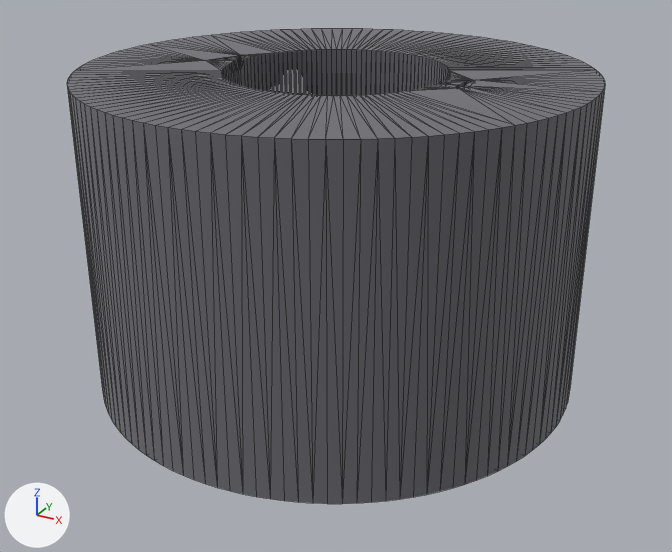
Before and after pictures for a commit that changed the glTF model public/models/card-grommet.gltf.
Both versions are drawn from a 50 mm lens placed at (0.00695, -0.01263, 0.00796), pointed at (0.00016, -0.00029, 0.00179). Arrows for +X, +Y and +Z are at lower left; the lights stay in place. The older version comes first. Mesh edges are drawn as thin lines. Where no turn or scale is listed for an object, it has been applied to the vertices. Vertices at exactly the same position are counted once.
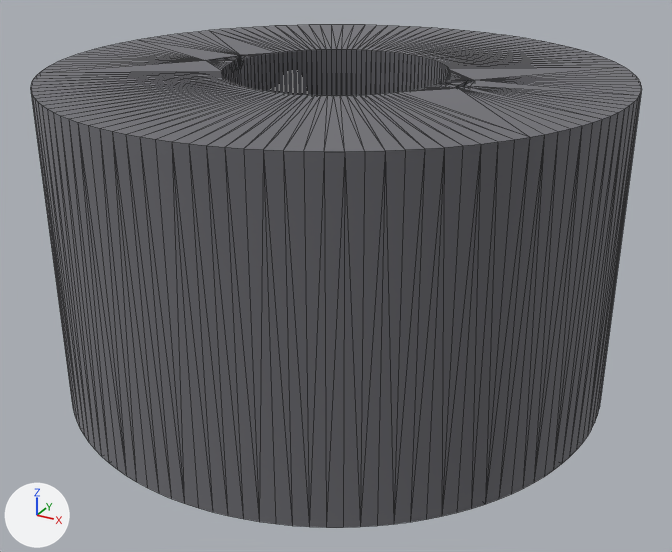
Changed parts and their boxes [x1, y1, x2, y2] in the pictures (672 x 552 px):
```json
{"object": "Mesh_0", "change": "reshaped", "before": [67, 29, 605, 504], "after": [30, 25, 642, 527], "on screen": "14% wider"}
```

Scene script edits in JSON lines:
```json
{"block": "me_mesh_0", "where": "# used by ob_mesh_0; location = (0.0, 0.0, 0.0)"}
{"op": "remove", "block": "me_mesh_0", "code": "me_mesh_0.from_pydata(...)  # 624 vertices, 1248 faces; spans x -0.004..0.004, y -0.004..0.004, z 0.0..0.0051"}
{"op": "add", "block": "me_mesh_0", "code": "me_mesh_0.from_pydata(...)  # 624 vertices, 1248 faces; spans x -0.0045..0.0045, y -0.0045..0.0045, z 0.0..0.0051"}
{"block": "me_mesh_0", "change": "me_mesh_0 part 1: 126 of the vertices in x -0.004..0.004, y -0.004..0.004, z 0.0051 are multiplied about their middle by the matrix ((1.125, 0.0, 0.0), (0.0, 1.125, 0.0), (0.0, 0.0, 1.0))"}
{"block": "me_mesh_0", "change": "other edits to the shape of me_mesh_0 do not show in these pictures"}
```
